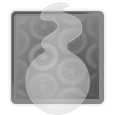
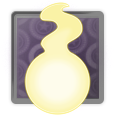
Revision of a layered 115 × 115 image; what changed, layer by layer:
hid "chest copy" over [24, 2, 91, 115]
showed "chest" over [24, 2, 91, 115]
showed group "Epico" (1st of 3) (2 layers) over [3, 1, 111, 115]
